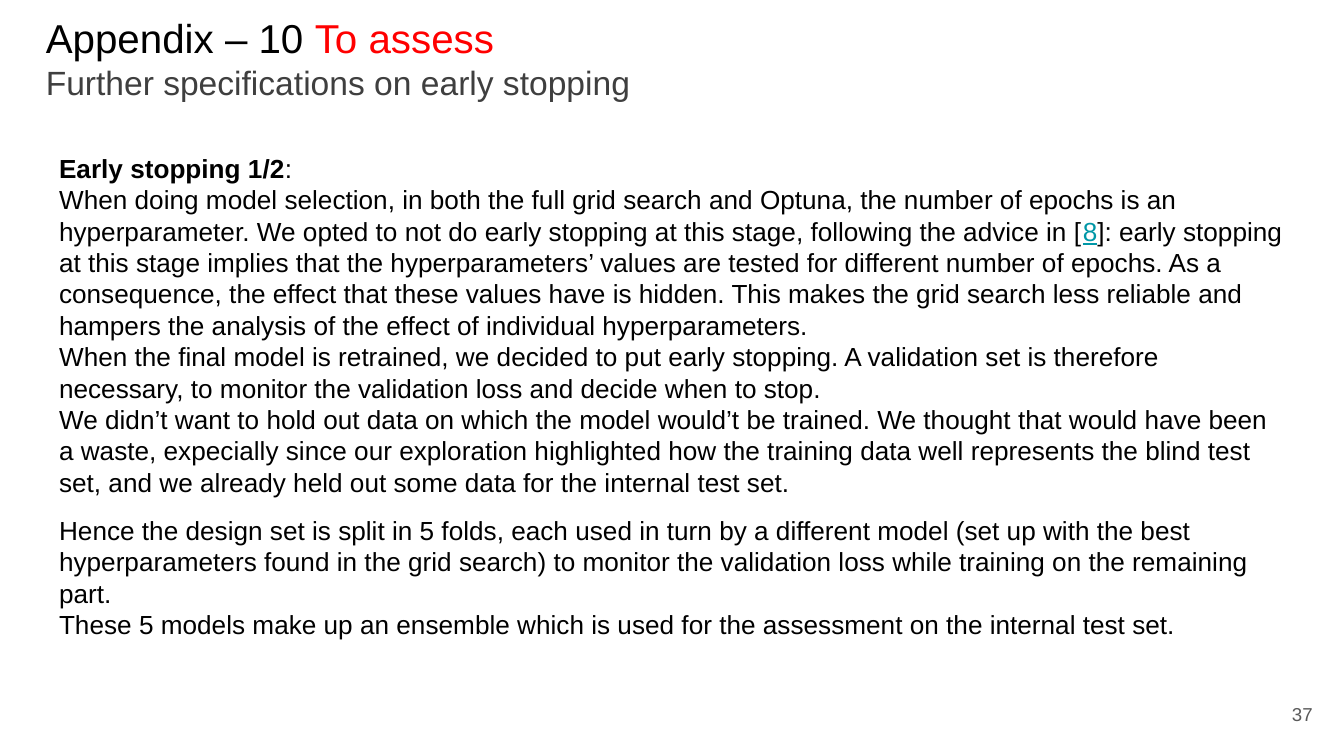
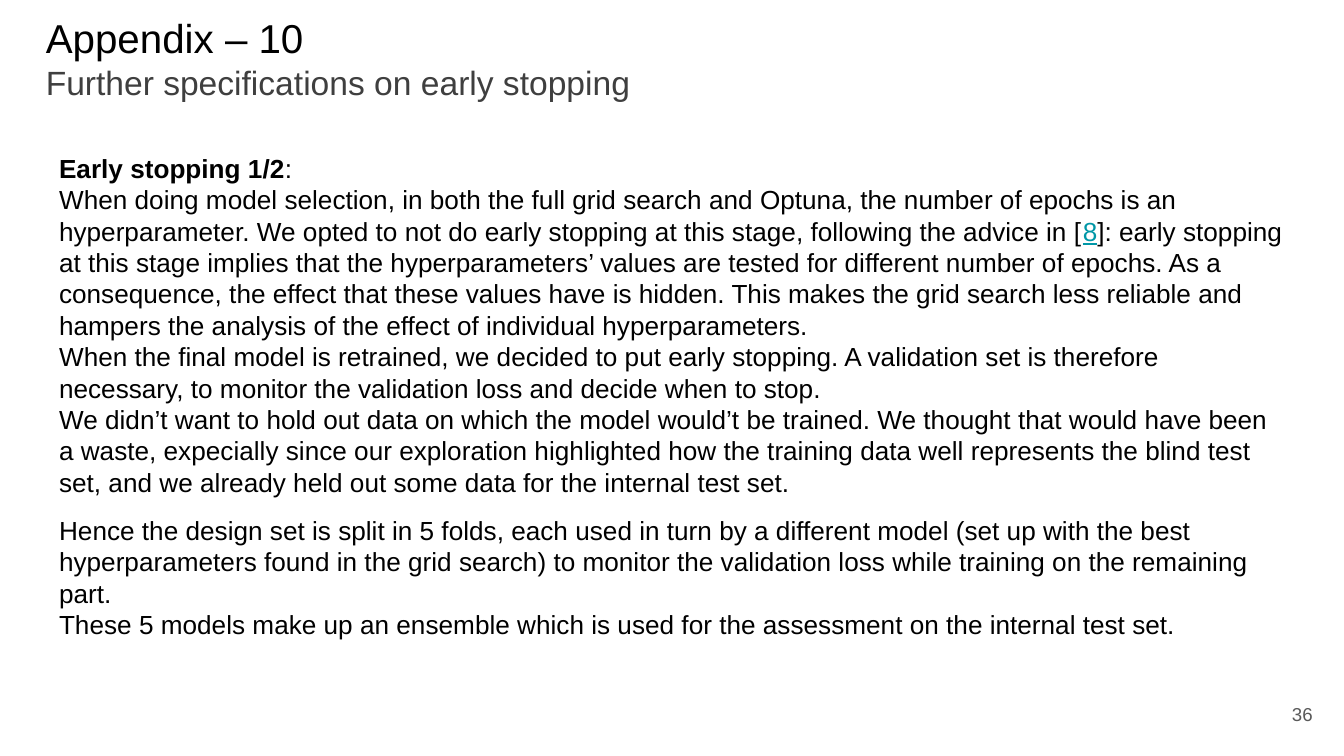
Before and after one commit to paolo-junior-mollica/machine-learning-project, a slide deck: slide 36 of relazione/Canduci_Marino_Mollica.pptx (slide 37 before the commit). Drawn at 1344x756 pixels with LibreOffice and Linux fonts; fonts in the diff are those of the drawing. Boxes give left, top, right and bottom in pixels: in the first picture for what was removed or moved away, otherwise in the second. Text is boxed around its words. In the diff, an @@ line names an element or a change of style, - is before the commit and + after.

```diff
--- a/relazione/Canduci_Marino_Mollica.pptx
+++ b/relazione/Canduci_Marino_Mollica.pptx
@@ title at bbox=[46, 23, 630, 101]: text changed @@
-Appendix – 10 To assess
-Further specifications on early stopping
+Appendix – 10
+Further specifications on early stopping
@@ page number at bbox=[1292, 708, 1313, 721]: text changed @@
-37
+36
```
Also in this commit, not shown: 14 other slides changed, 1 slide added, 1 slide removed.
